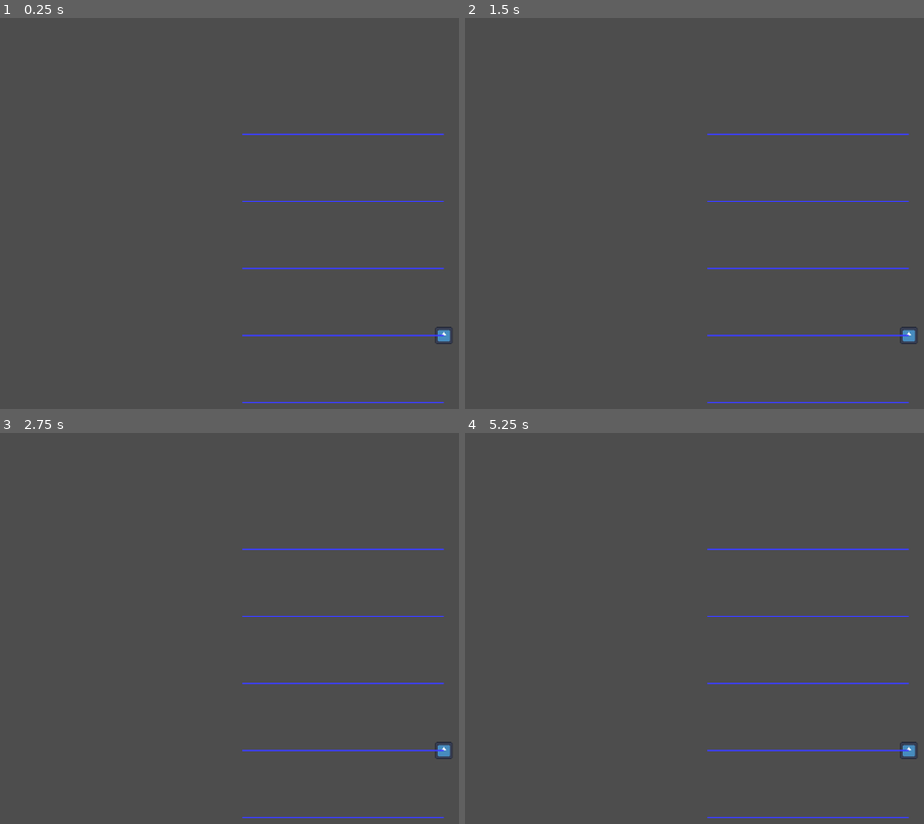
Above: before the commit, frames 1-4 (two rows, left to right).
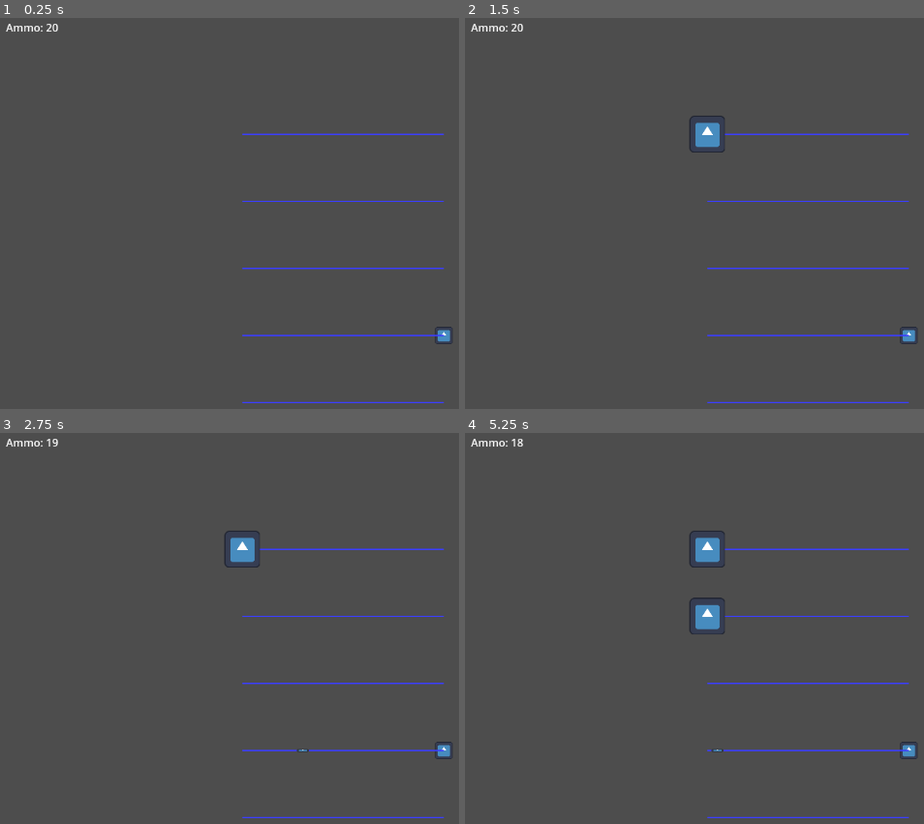
Above: after the commit, the same moments.

Repository: CTausch/Tower-Game-Jam
Game: Godot game, scene res://screenTemplate.tscn
Two runs of this game, one before a commit and one after it. Both use one fixed random seed, a clock stepped at 60 frames per second and the inputs below. The engine's default icon, where the game draws it, is replaced by a stand-in: a white triangle on a blue panel in a dark square.
Inputs:
- Up to frame 1 (0.25 s): no input
- Up to frame 2 (1.5 s): tap Enter (ui_accept) at 0.5, 0.77, 1.25 s; hold Right (ui_right) from 0.53 s (still down)
- Up to frame 3 (2.75 s): tap Enter (ui_accept) at 1.52, 2 s; release Right (ui_right) at 2.03 s; hold Left (ui_left) from 2.03 s (still down)
- Up to frame 4 (5.25 s): tap Enter (ui_accept) at 2.75, 3.02, 3.5, 3.77, 4.25, 4.52 s; release Left (ui_left) at 2.78 s; hold Right (ui_right) 2.78-4.28 s; hold Left (ui_left) 4.28-5.03 s; hold Right (ui_right) from 5.03 s (still down)

The runs differ from the first frame. In frame 1, 0.1% of the frame differs, in the area x 1-13%, y 1-4%; in frame 2, 0.5%; in frame 3, 0.5%; in frame 4, 1.0%, in the area x 1-57%, y 1-82%.

Commit message:
Added bullets + enemies
-A stationary base enemy will spawn at the end of a random line when the right arrow is pressed.
-The player will fire a bullet down the current line when the left arrow is pressed.
-Current amount of bullets are shown in the top left corner.
-When a bullet collides with an enemy, both the enemy and the bullet are destroyed.

Current issue is that if multiple enemies are on the same point on a line, a single bullet will collide with all of them at once, which removes all of them instead of just one. Maybe this is okay since this should only really impact the stationary enemy type, and maybe it's actually ideal to remove all of the stationary enemies in a line with a single bullet.

Next is making enemy spawning occur over a set amount of time, and then making different enemy types.

Diff:
--- a/Scripts/LineBase.gd
+++ b/Scripts/LineBase.gd
@@ -6,7 +6,12 @@
 @export var lowerBound : Line2D
 @export var upperBound : Line2D
 @export var character : Area2D
-
+@export var line1 : Line2D
+@export var line2 : Line2D
+@export var line3 : Line2D
+@export var line4 : Line2D
+@export var line5 : Line2D
+@onready var enemy = preload("res://enemyBase.tscn")
 # Called when the node enters the scene tree for the first time.
 func _ready() -> void:
 	var currentLine = defaultLine
@@ -23,4 +28,23 @@
 
 # Called every frame. 'delta' is the elapsed time since the previous frame.
 func _process(delta: float) -> void:
-	pass
+	if Input.is_action_just_pressed("ui_right"):
+		var enemy_temp = enemy.instantiate()
+		var randomNum = randi()%5+1
+		print(randomNum)
+		if randomNum == 1:
+			line1.add_child(enemy_temp)
+			enemy_temp.position = line1.points[0]
+		if randomNum == 2:
+			line2.add_child(enemy_temp)
+			enemy_temp.position = line2.points[0]
+		if randomNum == 3:
+			line3.add_child(enemy_temp)
+			enemy_temp.position = line3.points[0]
+		if randomNum == 4:
+			line4.add_child(enemy_temp)
+			enemy_temp.position = line4.points[0]
+		if randomNum == 5:
+			line5.add_child(enemy_temp)
+			enemy_temp.position = line5.points[0]
+		print("okay")
--- a/Scripts/playerBody.gd
+++ b/Scripts/playerBody.gd
@@ -1,17 +1,26 @@
 extends Area2D
 
 @export var lineBaseReference : Node2D
+@onready var bullet = preload("res://bullet.tscn")
 var currentLine
-
+@export var  bulletCount = 20
 # Called when the node enters the scene tree for the first time.
 func _ready() -> void:
 	currentLine = lineBaseReference.defaultLine
 
 func _physics_process(_delta: float) -> void:
+	if Input.is_action_just_pressed("ui_left") and bulletCount > 0:
+		var bullet_temp = bullet.instantiate()
+		currentLine.add_child(bullet_temp)
+		bullet_temp.position = currentLine.points[1]
+		print(currentLine)
+		bulletCount = bulletCount - 1
+
 	if Input.is_action_just_pressed("ui_up") and currentLine.above != lineBaseReference.upperBound:
 		currentLine = currentLine.above
 		position = currentLine.points[1]
 		print(position)
+		print(currentLine)
 
 	if Input.is_action_just_pressed("ui_down") and currentLine.below != lineBaseReference.lowerBound:
 		currentLine = currentLine.below
--- /dev/null
+++ b/bullet.gd
@@ -0,0 +1,17 @@
+extends Area2D
+
+var speed = 5
+# Called when the node enters the scene tree for the first time.
+func _ready() -> void:
+	pass # Replace with function body.
+
+
+# Called every frame. 'delta' is the elapsed time since the previous frame.
+func _process(delta: float) -> void:
+	position.x += speed * -1
+	if position.x < -400:
+		queue_free()
+
+func _on_area_entered(area: Area2D) -> void:
+	if area.is_in_group("Enemy"):
+		queue_free()
--- /dev/null
+++ b/bullet.tscn
@@ -0,0 +1,20 @@
+[gd_scene load_steps=4 format=3 uid="uid://bf08gscvmx0k5"]
+
+[ext_resource type="Script" path="res://bullet.gd" id="1_b5ick"]
+[ext_resource type="Texture2D" uid="uid://dr4vk3s1orynb" path="res://icon.svg" id="1_lk8kq"]
+
+[sub_resource type="RectangleShape2D" id="RectangleShape2D_7lm0r"]
+size = Vector2(13, 4.5)
+
+[node name="Bullet" type="Area2D" groups=["Bullet"]]
+script = ExtResource("1_b5ick")
+
+[node name="CollisionShape2D" type="CollisionShape2D" parent="." groups=["Bullet"]]
+shape = SubResource("RectangleShape2D_7lm0r")
+
+[node name="Sprite2D" type="Sprite2D" parent="."]
+position = Vector2(0, 1.90735e-06)
+scale = Vector2(-0.141595, 0.0243592)
+texture = ExtResource("1_lk8kq")
+
+[connection signal="area_entered" from="." to="." method="_on_area_entered"]
--- /dev/null
+++ b/collision_shape_2d.gd
@@ -0,0 +1,11 @@
+extends CollisionShape2D
+
+
+# Called when the node enters the scene tree for the first time.
+func _ready() -> void:
+	pass # Replace with function body.
+
+
+# Called every frame. 'delta' is the elapsed time since the previous frame.
+func _process(delta: float) -> void:
+	pass
--- /dev/null
+++ b/enemyBase.tscn
@@ -0,0 +1,20 @@
+[gd_scene load_steps=4 format=3 uid="uid://b8d5c8lvxe3dt"]
+
+[ext_resource type="Texture2D" uid="uid://dr4vk3s1orynb" path="res://icon.svg" id="1_8lfl6"]
+[ext_resource type="Script" path="res://enemy_base.gd" id="1_i8qpo"]
+
+[sub_resource type="RectangleShape2D" id="RectangleShape2D_i6ua8"]
+size = Vector2(62, 58)
+
+[node name="Area2D" type="Area2D" groups=["Enemy"]]
+script = ExtResource("1_i8qpo")
+
+[node name="CollisionShape2D" type="CollisionShape2D" parent="." groups=["Enemy"]]
+shape = SubResource("RectangleShape2D_i6ua8")
+
+[node name="Sprite2D" type="Sprite2D" parent="."]
+position = Vector2(0, 3.8147e-06)
+scale = Vector2(0.414063, 0.429687)
+texture = ExtResource("1_8lfl6")
+
+[connection signal="area_entered" from="." to="." method="_on_area_entered"]
--- /dev/null
+++ b/enemy_base.gd
@@ -0,0 +1,15 @@
+extends Area2D
+
+# Called when the node enters the scene tree for the first time.
+func _ready() -> void:
+	pass # Replace with function body.
+
+
+# Called every frame. 'delta' is the elapsed time since the previous frame.
+func _process(delta: float) -> void:
+	pass
+
+
+func _on_area_entered(area: Area2D) -> void:
+	if area.is_in_group("Bullet"):
+		queue_free()
--- /dev/null
+++ b/label.gd
@@ -0,0 +1,11 @@
+extends Label
+
+@export var character : Area2D
+# Called when the node enters the scene tree for the first time.
+func _ready() -> void:
+	pass # Replace with function body.
+
+
+# Called every frame. 'delta' is the elapsed time since the previous frame.
+func _process(delta: float) -> void:
+	text = "Ammo: " + str(character.bulletCount)
--- a/project.godot
+++ b/project.godot
@@ -15,6 +15,12 @@
 config/features=PackedStringArray("4.3", "GL Compatibility")
 config/icon="res://icon.svg"
 
+[global_group]
+
+Player=""
+Bullet=""
+Enemy=""
+
 [rendering]
 
 renderer/rendering_method="gl_compatibility"
--- a/screenTemplate.tscn
+++ b/screenTemplate.tscn
@@ -9,31 +9,38 @@
 [ext_resource type="Script" path="res://Scripts/Line3.gd" id="6_d1n4k"]
 [ext_resource type="Script" path="res://Scripts/Line4.gd" id="7_8wahr"]
 [ext_resource type="Script" path="res://Scripts/Line5.gd" id="8_ywcl3"]
+[ext_resource type="Script" path="res://label.gd" id="10_l6sfr"]
 
 [sub_resource type="RectangleShape2D" id="RectangleShape2D_x0jmc"]
 
 [node name="Node2D" type="Node2D"]
 position = Vector2(583, 598)
 
-[node name="player" type="Area2D" parent="." node_paths=PackedStringArray("lineBaseReference")]
+[node name="player" type="Area2D" parent="." node_paths=PackedStringArray("lineBaseReference") groups=["Player"]]
 script = ExtResource("1_4cdm4")
 lineBaseReference = NodePath("../LineBase")
 
-[node name="CollisionShape2D" type="CollisionShape2D" parent="player"]
+[node name="CollisionShape2D" type="CollisionShape2D" parent="player" groups=["Player"]]
 shape = SubResource("RectangleShape2D_x0jmc")
 
 [node name="Sprite2D" type="Sprite2D" parent="player"]
 scale = Vector2(0.2, 0.2)
 texture = ExtResource("2_of3qp")
 
-[node name="LineBase" type="Node2D" parent="." node_paths=PackedStringArray("defaultLine", "lowerBound", "upperBound", "character")]
+[node name="LineBase" type="Node2D" parent="." node_paths=PackedStringArray("defaultLine", "lowerBound", "upperBound", "character", "line1", "line2", "line3", "line4", "line5")]
 script = ExtResource("2_myr6w")
 defaultLine = NodePath("Line2")
 lowerBound = NodePath("Line0")
 upperBound = NodePath("Line6")
 character = NodePath("../player")
+line1 = NodePath("Line1")
+line2 = NodePath("Line2")
+line3 = NodePath("Line3")
+line4 = NodePath("Line4")
+line5 = NodePath("Line5")
 
 [node name="Line0" type="Line2D" parent="LineBase"]
+position = Vector2(-1, -1)
 script = ExtResource("3_vnnpw")
 
 [node name="Line1" type="Line2D" parent="LineBase" node_paths=PackedStringArray("below", "above")]
@@ -78,3 +85,23 @@
 
 [node name="Line6" type="Line2D" parent="LineBase"]
 script = ExtResource("3_vnnpw")
+
+[node name="Control" type="Control" parent="."]
+layout_mode = 3
+anchors_preset = 0
+offset_left = -583.0
+offset_top = -597.0
+offset_right = -451.0
+offset_bottom = -557.0
+
+[node name="Label" type="Label" parent="Control" node_paths=PackedStringArray("character")]
+layout_mode = 0
+offset_left = 32.0
+offset_top = 26.0
+offset_right = 209.0
+offset_bottom = 49.0
+text = "BulletCount = somthin'"
+horizontal_alignment = 1
+vertical_alignment = 1
+script = ExtResource("10_l6sfr")
+character = NodePath("../../player")
Not shown: 1 places in screenTemplate.tscn that only renumber resources
